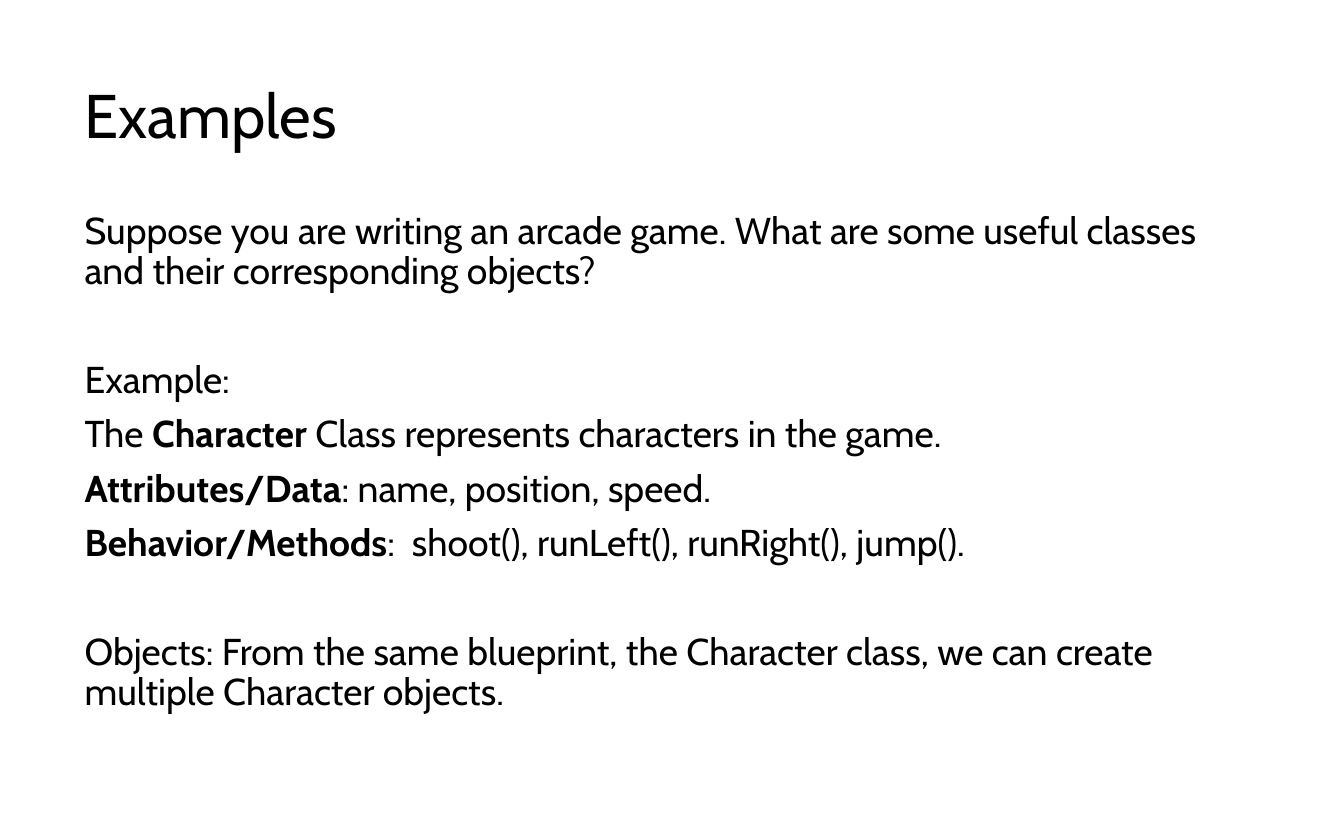
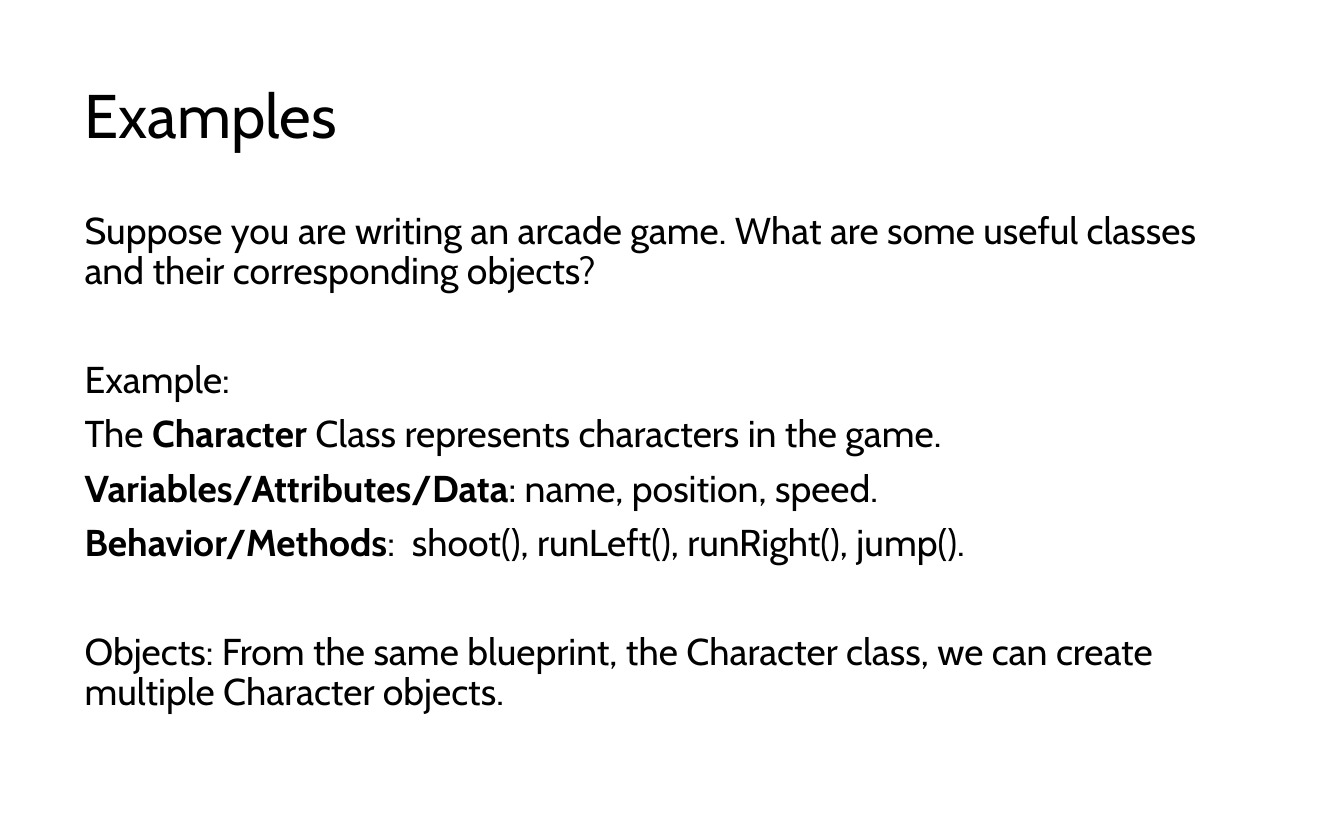
Before and after one commit to LongBaoNguyen/longbaonguyen.github.io, a slide deck: slide 7 of courses/apcsp/lect9.pptx. Drawn at 1344x840 pixels with LibreOffice and Linux fonts; fonts in the diff are those of the drawing. Boxes give left, top, right and bottom in pixels: in the first picture for what was removed or moved away, otherwise in the second. Text is boxed around its words. In the diff, an @@ line names an element or a change of style, - is before the commit and + after.

```diff
--- a/courses/apcsp/lect9.pptx
+++ b/courses/apcsp/lect9.pptx
@@ text at box(85, 474, 878, 510): text changed; bold on @@
-Attributes/Data: name, position, speed.
+Variables/Attributes/Data: name, position, speed.
```
Also in this commit, not shown: 4 other slides changed, 6 slides added, 6 other files.
